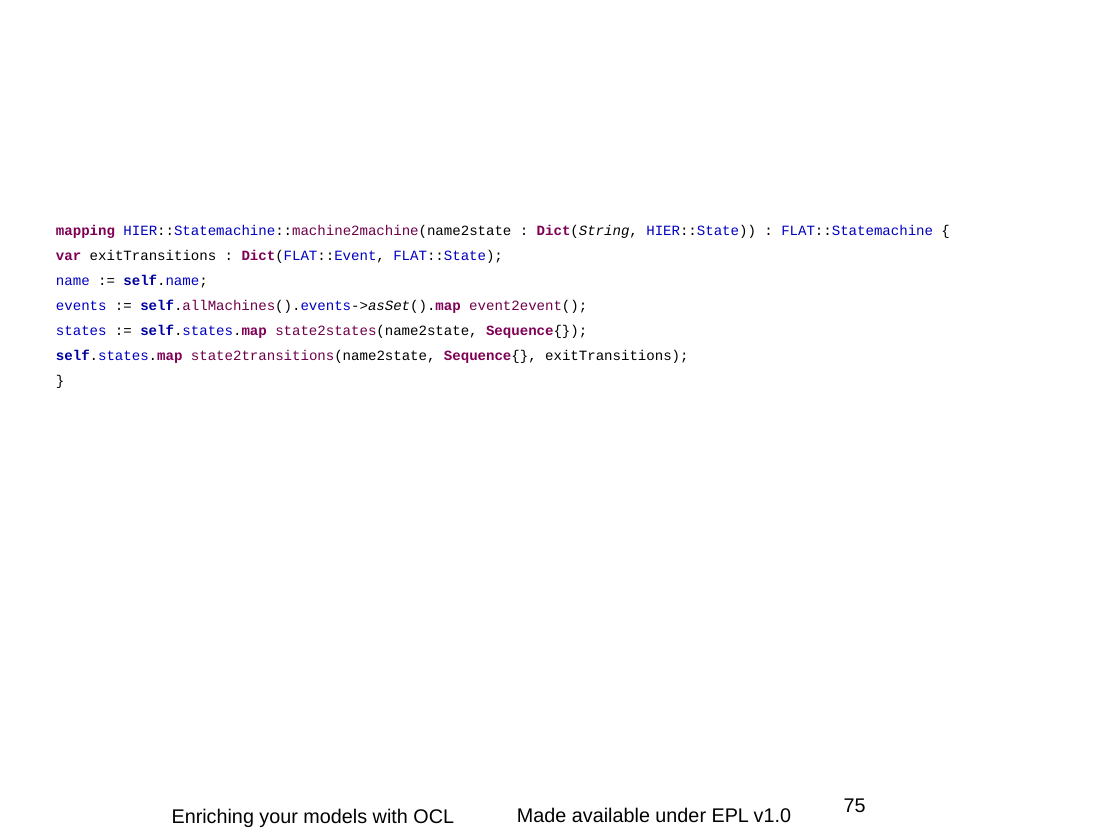
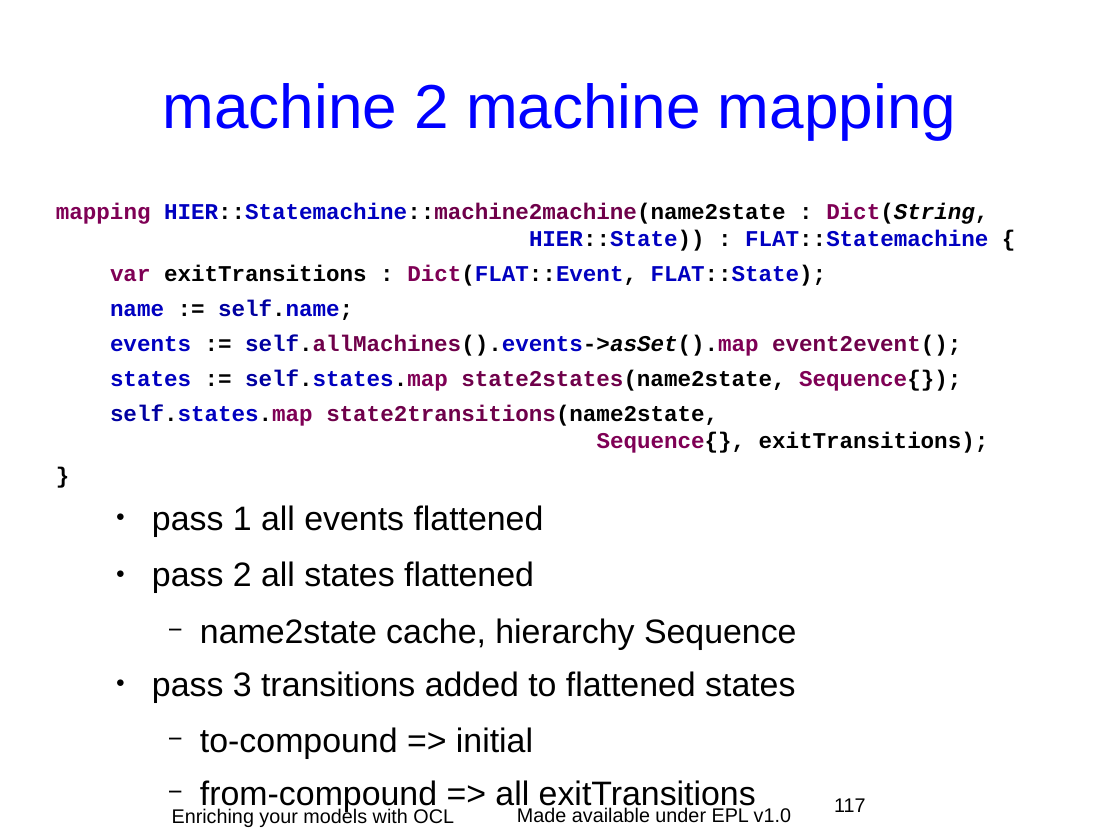
Before and after one commit to eclipse-ocl/ocl-website, a slide deck: slide 117 of ocl/docs/publications/EclipseCon2011Tutorial/EnrichingWithOCL.odp (slide 75 before the commit). Drawn at 1120x840 pixels with LibreOffice and Linux fonts; fonts in the diff are those of the drawing; background and template pictures are left out. Boxes give left, top, right and bottom in pixels: in the first picture for what was removed or moved away, otherwise in the second. Text is boxed around its words. In the diff, an @@ line names an element or a change of style, - is before the commit and + after.

```diff
--- a/ocl/docs/publications/EclipseCon2011Tutorial/EnrichingWithOCL.odp
+++ b/ocl/docs/publications/EclipseCon2011Tutorial/EnrichingWithOCL.odp
@@ title added at (163, 83, 956, 139), 44 pt, text #0000FF @@
+machine 2 machine mapping
@@ text at (56, 202, 989, 453): size 10 to 16 pt in "mapping HIER::Statemachine::machine2machine(name2state : Dic ...", "var exitTransitions : Dict(FLAT::Event, FLAT::State);", "name := self.name;", "events := self.allMachines().events->asSet().map event2event ..." and 3 more places; bold on in "HIER::Statemachine::machine2machine(name2state : Dict(String ...", "exitTransitions : Dict(FLAT::Event, FLAT::State);", "name := self.name;", "events := self.allMachines().events->asSet().map event2event ..." and 3 more places @@
@@ text at (152, 505, 796, 759): paragraphs added @@
+  ● pass 1 all events flattened
+  ● pass 2 all states flattened
+    − name2state cache, hierarchy Sequence
+  ● pass 3 transitions added to flattened states
+    − to-compound => initial
+    − from-compound => all exitTransitions
@@ page number at (834, 798, 866, 812): text changed @@
-75
+117
```
Also in this commit, not shown: 27 other slides changed, 12 slides added, 1 slide removed.
